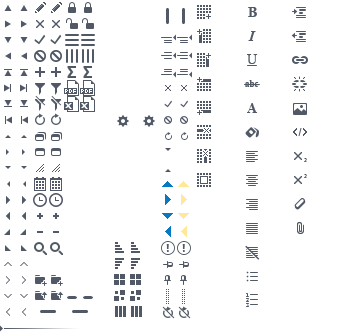
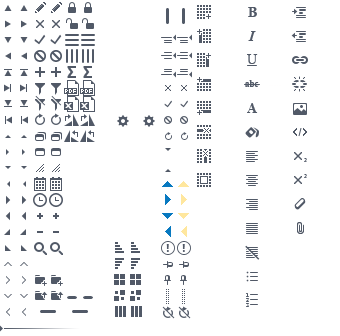
The second 340x336 image is a revision of the first. Changes to its layers:
added group "Rotate" with 4 layers above "Export" over [64, 114, 95, 142]
added layer "Rotate CCW hover" in group "Rotate" over [80, 130, 95, 142]
added layer "Rotate CCW" in group "Rotate" over [64, 130, 79, 142]
added layer "Rotate CW hover" in group "Rotate" over [80, 114, 95, 126]
added layer "Rotate CW" in group "Rotate" over [64, 114, 79, 126]
